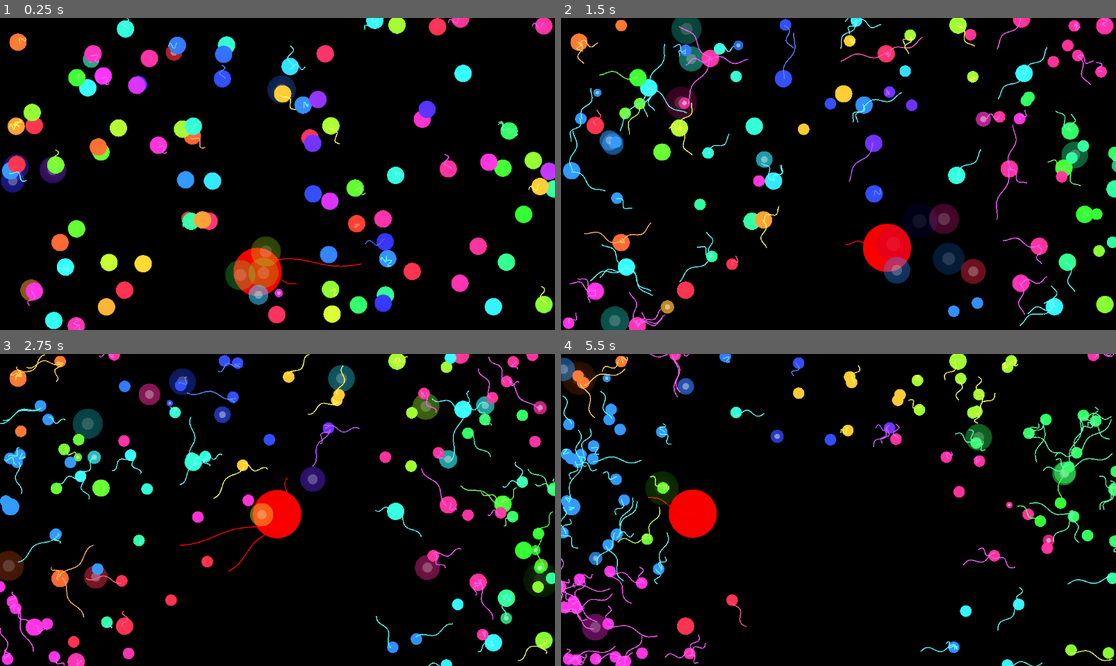
Above: before the commit, frames 1-4 (two rows, left to right).
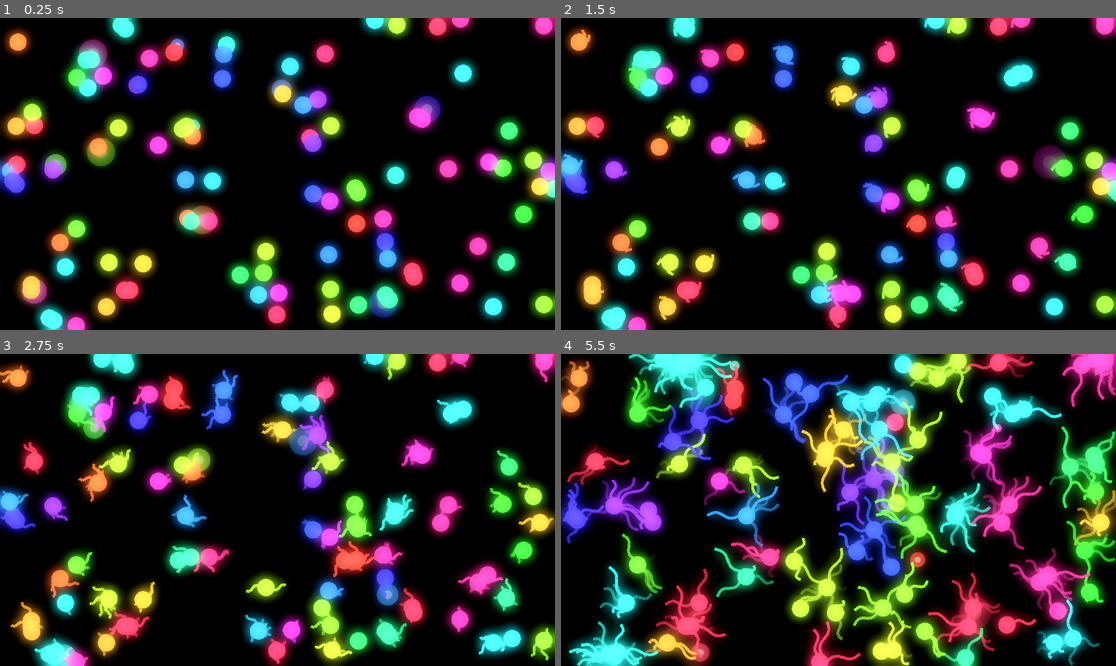
Above: after the commit, the same moments.

Repository: Schmo103/SpeedJam5-26
Game: Godot game, scene res://scenes/game.tscn
The game is run twice, just before and just after one commit, with the same random seed, the same clock (stepped at 60 frames per second) and the same inputs.
Inputs:
- Up to frame 1 (0.25 s): no input
- Up to frame 2 (1.5 s): no input
- Up to frame 3 (2.75 s): no input
- Up to frame 4 (5.5 s): no input

The runs differ from the first frame. In frame 1, 31% of the frame differs, in the area x 0-100%, y 0-100%; in frame 2, 37%; in frame 3, 45%; in frame 4, 64%.

Commit message:
final stuff

Diff:
--- /dev/null
+++ b/speed-jam-5-26/scenes/fog.gdshader
@@ -0,0 +1,71 @@
+shader_type canvas_item;
+
+// Credit for the original shader goes to Gonkee: https://github.com/Gonkee/Gonkees-Shaders/blob/master/fog.shader
+// Pixelate by Godot Shaders: https://godotshaders.com/shader/pixelate/
+
+uniform vec4 color : source_color;
+uniform int OCTAVES = 4;
+uniform bool enable_pixelation = true;
+uniform int pixelation_amount = 150;
+uniform sampler2D fog_mask;  // Texture mask for fog control
+uniform vec2 fog_direction = vec2(1.0, 1.0); // Use -1 and 1 values to change direction. Increase the speed in that direction with values higher/lower than 1
+uniform bool scroll_noise_tex = false;
+uniform vec2 noise_scroll_direction = vec2(1.0, 0.0);  // Direction to scroll the noise texture
+
+float rand(vec2 coord){
+    return fract(sin(dot(coord, vec2(56, 78)) * 1000.0) * 1000.0);
+}
+
+float noise(vec2 coord){
+    vec2 i = floor(coord);
+    vec2 f = fract(coord);
+
+    float a = rand(i);
+    float b = rand(i + vec2(1.0, 0.0));
+    float c = rand(i + vec2(0.0, 1.0));
+    float d = rand(i + vec2(1.0, 1.0));
+
+    vec2 cubic = f * f * (3.0 - 2.0 * f);
+
+    return mix(a, b, cubic.x) + (c - a) * cubic.y * (1.0 - cubic.x) + (d - b) * cubic.x * cubic.y;
+}
+
+float fbm(vec2 coord){
+    float value = 0.0;
+    float scale = 0.5;
+
+    for(int i = 0; i < OCTAVES; i++){
+        value += noise(coord) * scale;
+        coord *= 2.0;
+        scale *= 0.5;
+    }
+    return value;
+}
+
+void fragment() {
+    vec2 grid_uv = UV;
+    if (enable_pixelation) {
+        grid_uv = round(UV * float(pixelation_amount)) / float(pixelation_amount);
+    }
+
+    // Compute noise based on pixelated or non-pixelated coordinates
+    vec2 coord = grid_uv * 20.0;
+
+    // Scroll the noise texture if enabled
+    if (scroll_noise_tex) {
+        coord += noise_scroll_direction * TIME;
+    }
+
+    vec2 motion = vec2(fbm(coord + fog_direction * TIME));
+
+    float final = fbm(coord + motion);
+
+    // Get the fog density from the texture mask
+    float mask_value = texture(fog_mask, UV).r;  // Assuming the mask is grayscale
+
+    // Modulate the fog density by the mask value
+    final *= mask_value;
+
+    // Use the alpha value of the color to control the overall fog opacity
+    COLOR = vec4(color.rgb, final * color.a * 0.5);
+}
--- /dev/null
+++ b/speed-jam-5-26/scenes/game.gdshader
@@ -0,0 +1,71 @@
+shader_type canvas_item;
+
+// Credit for the original shader goes to Gonkee: https://github.com/Gonkee/Gonkees-Shaders/blob/master/fog.shader
+// Pixelate by Godot Shaders: https://godotshaders.com/shader/pixelate/
+
+uniform vec4 color : source_color;
+uniform int OCTAVES = 4;
+uniform bool enable_pixelation = true;
+uniform int pixelation_amount = 150;
+uniform sampler2D fog_mask;  // Texture mask for fog control
+uniform vec2 fog_direction = vec2(1.0, 1.0); // Use -1 and 1 values to change direction. Increase the speed in that direction with values higher/lower than 1
+uniform bool scroll_noise_tex = false;
+uniform vec2 noise_scroll_direction = vec2(1.0, 0.0);  // Direction to scroll the noise texture
+
+float rand(vec2 coord){
+    return fract(sin(dot(coord, vec2(56, 78)) * 1000.0) * 1000.0);
+}
+
+float noise(vec2 coord){
+    vec2 i = floor(coord);
+    vec2 f = fract(coord);
+
+    float a = rand(i);
+    float b = rand(i + vec2(1.0, 0.0));
+    float c = rand(i + vec2(0.0, 1.0));
+    float d = rand(i + vec2(1.0, 1.0));
+
+    vec2 cubic = f * f * (3.0 - 2.0 * f);
+
+    return mix(a, b, cubic.x) + (c - a) * cubic.y * (1.0 - cubic.x) + (d - b) * cubic.x * cubic.y;
+}
+
+float fbm(vec2 coord){
+    float value = 0.0;
+    float scale = 0.5;
+
+    for(int i = 0; i < OCTAVES; i++){
+        value += noise(coord) * scale;
+        coord *= 2.0;
+        scale *= 0.5;
+    }
+    return value;
+}
+
+void fragment() {
+    vec2 grid_uv = UV;
+    if (enable_pixelation) {
+        grid_uv = round(UV * float(pixelation_amount)) / float(pixelation_amount);
+    }
+
+    // Compute noise based on pixelated or non-pixelated coordinates
+    vec2 coord = grid_uv * 20.0;
+
+    // Scroll the noise texture if enabled
+    if (scroll_noise_tex) {
+        coord += noise_scroll_direction * TIME;
+    }
+
+    vec2 motion = vec2(fbm(coord + fog_direction * TIME));
+
+    float final = fbm(coord + motion);
+
+    // Get the fog density from the texture mask
+    float mask_value = texture(fog_mask, UV).r;  // Assuming the mask is grayscale
+
+    // Modulate the fog density by the mask value
+    final *= mask_value;
+
+    // Use the alpha value of the color to control the overall fog opacity
+    COLOR = vec4(color.rgb, final * color.a * 0.5);
+}
--- a/speed-jam-5-26/scenes/game.tscn
+++ b/speed-jam-5-26/scenes/game.tscn
@@ -5,9 +5,13 @@
 [sub_resource type="Environment" id="Environment_uwrxv"]
 background_mode = 3
 glow_enabled = true
-glow_intensity = 0.89
-glow_bloom = 0.18
+glow_intensity = 1.86
+glow_strength = 0.43
+glow_bloom = 0.74
 glow_blend_mode = 0
+fog_sun_scatter = 0.06
+fog_height = 194.64
+fog_height_density = 2.5124
 
 [node name="game" type="Node2D" unique_id=256892811]
 script = ExtResource("1_uwrxv")
--- a/speed-jam-5-26/scripts/game.gd
+++ b/speed-jam-5-26/scripts/game.gd
@@ -5,14 +5,16 @@
 # ---------------------------------------------------------
 const START_ORGANISMS := 100
 const MAX_ORGANISMS := 100
-const MAX_TENTACLES_PER_ORG := 5
+const MAX_TENTACLES_PER_ORG := 10
 
 const TENTACLE_SPEED := 1
-const MAX_TENTACLE_LENGTH := 110.0
+var MAX_TENTACLE_LENGTH := 10.0
 const TIP_COLLISION_RADIUS := 10.0
 
 var organisms = []
 var frame = 0
+
+var tentacle_timer = 0.0
 
 # ---------------------------------------------------------
 # BLOB
@@ -50,7 +52,7 @@
 			"team": i,
 			"tentacles": [],
 			"dead": false,
-			"life": randi_range(300, 350)
+			"life": randi_range(600000, 6000050)
 		})
 
 
@@ -60,12 +62,22 @@
 func _process(delta):
 	frame += 1
 	_update_lifespans()
-	_update_blob()
-	_update_blob_tentacles()
+	_update_tentacle_growth_timer(delta)
 	_update_tentacles()
 	_update_explosions()
 	_cleanup()
 	queue_redraw()
+
+
+# ---------------------------------------------------------
+# TENTACLE GROWTH TIMER
+# ---------------------------------------------------------
+func _update_tentacle_growth_timer(delta):
+	tentacle_timer += delta
+	if tentacle_timer >= 1.0:
+		tentacle_timer = 0.0
+		MAX_TENTACLE_LENGTH += 15.0
+		print("Tentacle max length increased to: ", MAX_TENTACLE_LENGTH)
 
 
 # ---------------------------------------------------------
@@ -88,102 +100,14 @@
 
 
 # ---------------------------------------------------------
-# BLOB UPDATE (CHASE ADDED)
-# ---------------------------------------------------------
-func _update_blob():
-	# random wiggle
-	if randi() % 40 == 0:
-		var angle = randf() * TAU
-		blob_dir = Vector2(cos(angle), sin(angle))
-
-	# --- CHASE NEAREST ORGANISM ---
-	var nearest = null
-	var nearest_dist = INF
-
+# ORGANISM TENTACLE UPDATE (FADE + CHILD FIX)
+# ---------------------------------------------------------
+func _update_tentacles():
 	for org in organisms:
 		if org["dead"]:
 			continue
-		var d = blob_pos.distance_to(org["pos"])
-		if d < nearest_dist:
-			nearest_dist = d
-			nearest = org
-
-	if nearest != null:
-		var desired = (nearest["pos"] - blob_pos).normalized()
-		blob_dir = (blob_dir * 0.85 + desired * 0.15).normalized()
-
-	# move
-	blob_pos += blob_dir * blob_speed
-
-	# bounce off edges
-	var size = get_viewport_rect().size
-	if blob_pos.x < 0 or blob_pos.x > size.x:
-		blob_dir.x *= -1
-	if blob_pos.y < 0 or blob_pos.y > size.y:
-		blob_dir.y *= -1
-
-	# kill by body contact
-	for org in organisms:
-		if org["dead"]:
-			continue
-		if blob_pos.distance_to(org["pos"]) < blob_radius + org["radius"]:
-			org["dead"] = true
-			explosions.append({"pos": org["pos"], "color": org["color"], "frame": 0})
-
-	# spawn blob tentacles
-	if randi() % 6 == 0:
-		var angle = randf() * TAU
-		var dir = Vector2(cos(angle), sin(angle))
-		blob_tentacles.append({
-			"start": blob_pos,
-			"tip": blob_pos + dir * 5.0,
-			"dir": dir,
-			"length": 1.0,
-			"alive": true
-		})
-
-
-# ---------------------------------------------------------
-# BLOB TENTACLE UPDATE
-# ---------------------------------------------------------
-func _update_blob_tentacles():
-	for t in blob_tentacles:
-		if not t["alive"]:
-			continue
-
-		t["tip"] += t["dir"] * 18.2
-		t["length"] += 15.2
-
-		t["dir"] = (t["dir"] + Vector2(
-			randf_range(-0.05, 0.05),
-			randf_range(-0.05, 0.05)
-		)).normalized()
-
-		var size = get_viewport_rect().size
-		if t["tip"].x < 0 or t["tip"].x > size.x:
-			t["dir"].x *= -1
-		if t["tip"].y < 0 or t["tip"].y > size.y:
-			t["dir"].y *= -1
-
-		for org in organisms:
-			if org["dead"]:
-				continue
-			if t["tip"].distance_to(org["pos"]) < org["radius"]:
-				org["dead"] = true
-				explosions.append({"pos": org["pos"], "color": org["color"], "frame": 0})
-
-		if t["length"] > 220:
-			t["alive"] = false
-
-
-# ---------------------------------------------------------
-# ORGANISM TENTACLE UPDATE
-# ---------------------------------------------------------
-func _update_tentacles():
-	for org in organisms:
-		if org["dead"]:
-			continue
-
+
+		# spawn tentacle
 		if org["tentacles"].size() < MAX_TENTACLES_PER_ORG and randi() % 30 == 0:
 			var angle = randf() * TAU
 			var dir = Vector2(cos(angle), sin(angle))
@@ -192,33 +116,40 @@
 				"tip": org["pos"] + dir * 5.0,
 				"dir": dir,
 				"length": 5.0,
-				"alive": true
+				"alive": true,
+				"fade": 1.0
 			})
 
 		for t in org["tentacles"]:
-			if not t["alive"]:
-				continue
-
-			var speed = TENTACLE_SPEED * org["growth"]
-			t["tip"] += t["dir"] * speed
-			t["length"] += speed
-
-			t["dir"] = (t["dir"] + Vector2(
-				randf_range(-0.05, 0.05),
-				randf_range(-0.05, 0.05)
-			)).normalized()
-
-			var size = get_viewport_rect().size
-			if t["tip"].x < 0 or t["tip"].x > size.x:
-				t["dir"].x *= -1
-			if t["tip"].y < 0 or t["tip"].y > size.y:
-				t["dir"].y *= -1
-
-			_check_collisions(org, t)
-
-			if t["length"] > MAX_TENTACLE_LENGTH:
-				_spawn_child(org, t["tip"])
-				t["alive"] = false
+
+			# ACTIVE tentacle
+			if t["alive"]:
+				var speed = TENTACLE_SPEED * org["growth"]
+				t["tip"] += t["dir"] * speed
+				t["length"] += speed
+
+				t["dir"] = (t["dir"] + Vector2(
+					randf_range(-0.05, 0.05),
+					randf_range(-0.05, 0.05)
+				)).normalized()
+
+				var size = get_viewport_rect().size
+				if t["tip"].x < 0 or t["tip"].x > size.x:
+					t["dir"].x *= -1
+				if t["tip"].y < 0 or t["tip"].y > size.y:
+					t["dir"].y *= -1
+
+				_check_collisions(org, t)
+
+				# CHILD SPAWN FIX — spawn BEFORE fade
+				if t["length"] > MAX_TENTACLE_LENGTH:
+					_spawn_child(org, t["tip"])
+					t["alive"] = false
+					t["fade"] = 1.0
+
+			# DEAD tentacle (fade mode)
+			else:
+				t["fade"] -= 0.005   # smooth fade
 
 
 # ---------------------------------------------------------
@@ -245,6 +176,7 @@
 				continue
 			if tip.distance_to(et["tip"]) < TIP_COLLISION_RADIUS:
 				et["alive"] = false
+				et["fade"] = 1.0
 				explosions.append({"pos": et["tip"], "color": org["color"], "frame": 0})
 				return
 
@@ -259,7 +191,7 @@
 	organisms.append({
 		"pos": pos,
 		"color": parent["color"],
-		"radius": 12.0,
+		"radius": 18.0,
 		"growth": parent["growth"] * randf_range(0.9, 1.1),
 		"team": parent["team"],
 		"tentacles": [],
@@ -281,11 +213,13 @@
 
 
 # ---------------------------------------------------------
-# CLEANUP
+# CLEANUP (FADE SUPPORT)
 # ---------------------------------------------------------
 func _cleanup():
 	for org in organisms:
-		org["tentacles"] = org["tentacles"].filter(func(t): return t["alive"])
+		org["tentacles"] = org["tentacles"].filter(func(t):
+			return t["fade"] > 0.0
+		)
 
 	organisms = organisms.filter(func(o): return not o["dead"])
 
@@ -298,32 +232,7 @@
 func _draw():
 	draw_rect(Rect2(Vector2.ZERO, get_viewport_rect().size), Color.BLACK, true)
 
-	draw_circle(blob_pos, blob_radius, Color(0.967, 0.0, 0.0, 1.0))
-
-	for t in blob_tentacles:
-		if not t["alive"]:
-			continue
-
-		var start = t["start"]
-		var tip = t["tip"]
-
-		var segments = 12
-		var points = []
-
-		for i in range(segments + 1):
-			var tpos = float(i) / segments
-			var pos = start.lerp(tip, tpos)
-
-			var wiggle = sin((tpos * 8.0) + frame * 0.1) * 6.0
-
-			var dir = (tip - start).normalized()
-			var perp = Vector2(-dir.y, dir.x)
-
-			points.append(pos + perp * wiggle)
-
-		for i in range(points.size() - 1):
-			draw_line(points[i], points[i+1], Color(1,0,0) * 1.8, 2.0)
-
+	# explosions
 	for e in explosions:
 		var t = e["frame"] / 20.0
 		var radius = lerp(5, 40, t)
@@ -333,14 +242,13 @@
 		draw_circle(e["pos"], radius, col)
 		draw_circle(e["pos"], radius * 0.4, Color(1,1,1,alpha * 0.6))
 
+	# organisms
 	for org in organisms:
 		draw_circle(org["pos"], org["radius"], org["color"])
 
+	# tentacles (FADE)
 	for org in organisms:
 		for t in org["tentacles"]:
-			if not t["alive"]:
-				continue
-
 			var start = t["start"]
 			var tip = t["tip"]
 
@@ -358,5 +266,8 @@
 
 				points.append(pos + perp * wiggle)
 
+			var alpha = clamp(t["fade"], 0.0, 1.0)
+			var col = Color(org["color"].r, org["color"].g, org["color"].b, alpha)
+
 			for i in range(points.size() - 1):
-				draw_line(points[i], points[i+1], org["color"] * 1.8, 2.0)
+				draw_line(points[i], points[i+1], col, 6.0)
Not shown, added: speed-jam-5-26/scenes/fog.gdshader.uid
Not shown, added: speed-jam-5-26/scenes/game.gdshader.uid
